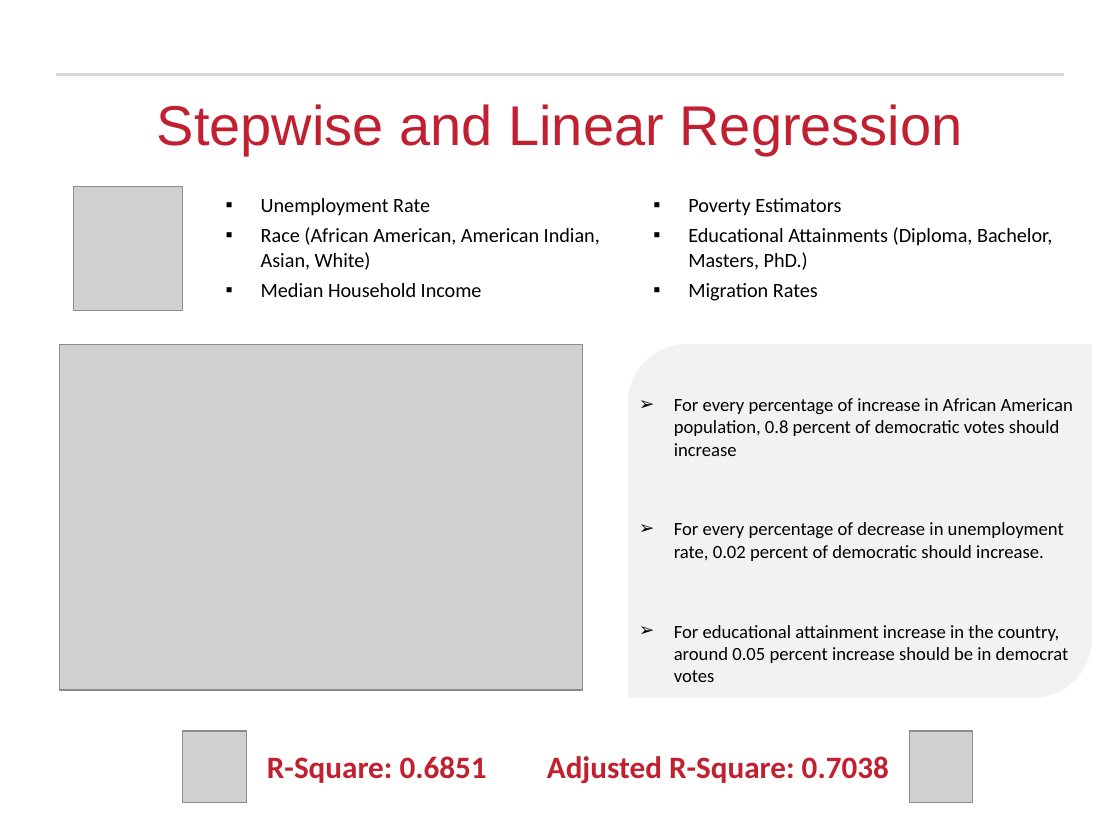
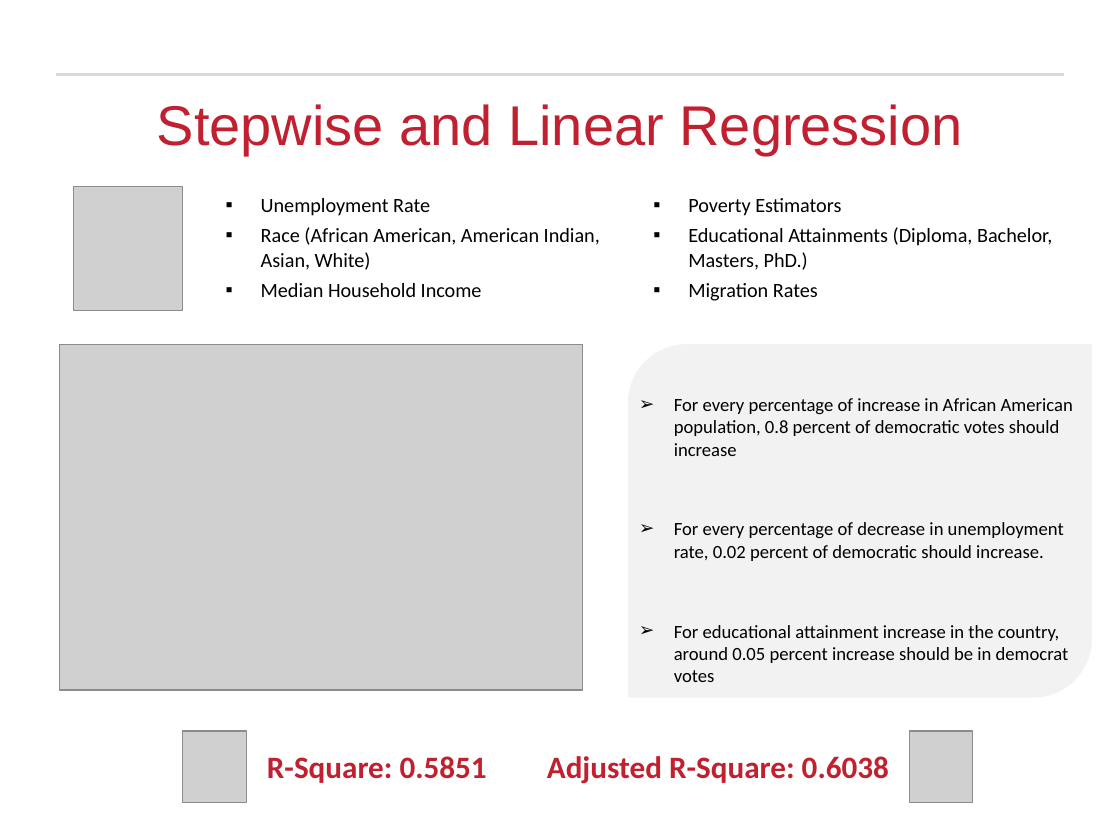
Before and after one commit to rajakash31/Presidential_Election_2016_Classification, a slide deck: slide 11 of Final Submission/Presidential Election Analysis_Final.pptx. Drawn at 1120x840 pixels with LibreOffice and Linux fonts; fonts in the diff are those of the drawing; grey boxes stand for pictures; background and template pictures are left out. Boxes give left, top, right and bottom in pixels: in the first picture for what was removed or moved away, otherwise in the second. Text is boxed around its words. In the diff, an @@ line names an element or a change of style, - is before the commit and + after.

```diff
--- a/Final Submission/Presidential Election Analysis_Final.pptx
+++ b/Final Submission/Presidential Election Analysis_Final.pptx
@@ text at box(267, 756, 889, 784): text changed @@
-R-Square: 0.6851 Adjusted R-Square: 0.7038
+R-Square: 0.5851 Adjusted R-Square: 0.6038
```
Also in this commit, not shown: 1 slide added, 1 slide removed.
